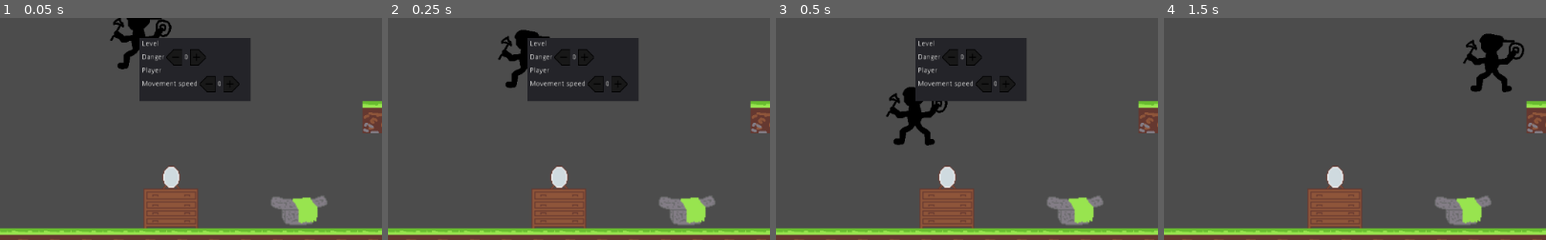
Above: before the commit, frames 1-4 (left to right).
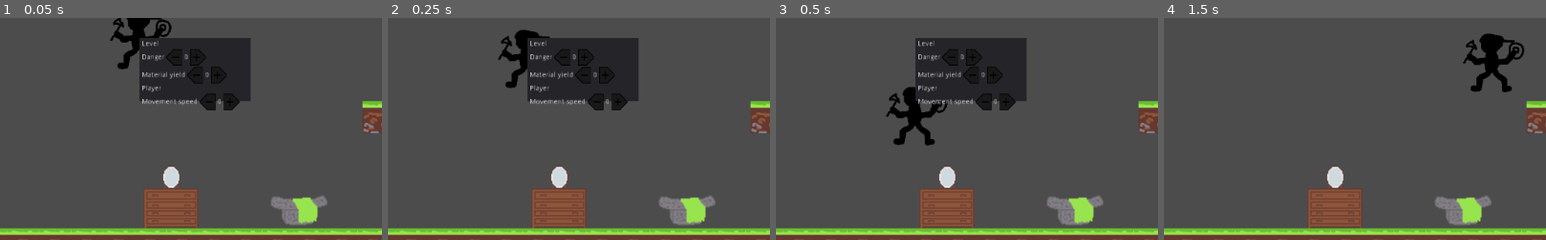
Above: after the commit, the same moments.

Repository: judo347/Project-GatheringPlatform
Game: Godot game, scene res://gamefiles/scenes/World.tscn
The game is run twice, just before and just after one commit, with the same random seed, the same clock (stepped at 60 frames per second) and the same inputs.
Inputs (mouse positions are % of the whole screen's width and height, from its top left):
- Up to frame 1 (0.05 s): no input
- Up to frame 2 (0.25 s): no input
- Up to frame 3 (0.5 s): no input
- Up to frame 4 (1.5 s): move the mouse to (72, 45) at 0.52 s; hold Right (ui_right) from 0.53 s (still down); click (72, 45) at 0.6 s; tap Up (ui_up) at 0.77 s; move the mouse to (30, 55) at 1.27 s; click (30, 55) at 1.35 s
The pictures show only the part of the screen within x 32-82%, y 45-95%; the shares and areas given below are measured in that part.

The runs differ from the first frame. In frame 1, 1.2% of the frame differs, in the area x 37-63%, y 21-42%; in frame 2, 1.2%; in frame 3, 1.2%; in frame 4, nothing differs.

Commit message:
Added mod to LevelModder bench: material yield.

Diff:
--- a/Project-Gathering Platform/gamefiles/scenes/World.tscn
+++ b/Project-Gathering Platform/gamefiles/scenes/World.tscn
@@ -625,7 +625,6 @@
 [node name="VBoxContainer" type="VBoxContainer" parent="UImaster/UIFullscreens/AchievementMenu/ScrollContainer"]
 
 [node name="LevelModder" type="Panel" parent="UImaster"]
-editor/display_folded = true
 margin_right = 224.0
 margin_bottom = 128.0
 script = ExtResource( 34 )
@@ -638,7 +637,7 @@
 
 [node name="LevelVBox" type="VBoxContainer" parent="UImaster/LevelModder/VBoxContainer"]
 margin_right = 196.0
-margin_bottom = 50.0
+margin_bottom = 86.0
 
 [node name="Label" type="Label" parent="UImaster/LevelModder/VBoxContainer/LevelVBox"]
 margin_right = 196.0
@@ -648,7 +647,7 @@
 [node name="VBoxContainer" type="VBoxContainer" parent="UImaster/LevelModder/VBoxContainer/LevelVBox"]
 margin_top = 18.0
 margin_right = 196.0
-margin_bottom = 50.0
+margin_bottom = 86.0
 
 [node name="DangerBox" type="HBoxContainer" parent="UImaster/LevelModder/VBoxContainer/LevelVBox/VBoxContainer"]
 margin_right = 196.0
@@ -679,10 +678,40 @@
 margin_bottom = 32.0
 texture = ExtResource( 36 )
 
+[node name="MaterialYieldBox" type="HBoxContainer" parent="UImaster/LevelModder/VBoxContainer/LevelVBox/VBoxContainer"]
+margin_top = 36.0
+margin_right = 196.0
+margin_bottom = 68.0
+
+[node name="Label" type="Label" parent="UImaster/LevelModder/VBoxContainer/LevelVBox/VBoxContainer/MaterialYieldBox"]
+margin_top = 9.0
+margin_right = 87.0
+margin_bottom = 23.0
+text = "Material yield"
+
+[node name="TexMinus" type="TextureRect" parent="UImaster/LevelModder/VBoxContainer/LevelVBox/VBoxContainer/MaterialYieldBox"]
+margin_left = 91.0
+margin_right = 123.0
+margin_bottom = 32.0
+texture = ExtResource( 35 )
+
+[node name="Value" type="Label" parent="UImaster/LevelModder/VBoxContainer/LevelVBox/VBoxContainer/MaterialYieldBox"]
+margin_left = 127.0
+margin_top = 9.0
+margin_right = 135.0
+margin_bottom = 23.0
+text = "0"
+
+[node name="TexPlus" type="TextureRect" parent="UImaster/LevelModder/VBoxContainer/LevelVBox/VBoxContainer/MaterialYieldBox"]
+margin_left = 139.0
+margin_right = 171.0
+margin_bottom = 32.0
+texture = ExtResource( 36 )
+
 [node name="PlayerVBox" type="VBoxContainer" parent="UImaster/LevelModder/VBoxContainer"]
-margin_top = 54.0
-margin_right = 196.0
-margin_bottom = 104.0
+margin_top = 90.0
+margin_right = 196.0
+margin_bottom = 140.0
 
 [node name="Label" type="Label" parent="UImaster/LevelModder/VBoxContainer/PlayerVBox"]
 margin_right = 196.0
@@ -824,6 +853,10 @@
 [connection signal="mouse_exited" from="UImaster/LevelModder/VBoxContainer/LevelVBox/VBoxContainer/DangerBox/TexMinus" to="UImaster/LevelModder" method="mouse_exited_plusORminus" binds= [ 0, false ]]
 [connection signal="mouse_entered" from="UImaster/LevelModder/VBoxContainer/LevelVBox/VBoxContainer/DangerBox/TexPlus" to="UImaster/LevelModder" method="mouse_entered_plusORminus" binds= [ 0, true ]]
 [connection signal="mouse_exited" from="UImaster/LevelModder/VBoxContainer/LevelVBox/VBoxContainer/DangerBox/TexPlus" to="UImaster/LevelModder" method="mouse_exited_plusORminus" binds= [ 0, true ]]
+[connection signal="mouse_entered" from="UImaster/LevelModder/VBoxContainer/LevelVBox/VBoxContainer/MaterialYieldBox/TexMinus" to="UImaster/LevelModder" method="mouse_entered_plusORminus" binds= [ 2, false ]]
+[connection signal="mouse_exited" from="UImaster/LevelModder/VBoxContainer/LevelVBox/VBoxContainer/MaterialYieldBox/TexMinus" to="UImaster/LevelModder" method="mouse_exited_plusORminus" binds= [ 2, false ]]
+[connection signal="mouse_entered" from="UImaster/LevelModder/VBoxContainer/LevelVBox/VBoxContainer/MaterialYieldBox/TexPlus" to="UImaster/LevelModder" method="mouse_entered_plusORminus" binds= [ 2, true ]]
+[connection signal="mouse_exited" from="UImaster/LevelModder/VBoxContainer/LevelVBox/VBoxContainer/MaterialYieldBox/TexPlus" to="UImaster/LevelModder" method="mouse_exited_plusORminus" binds= [ 2, true ]]
 [connection signal="mouse_entered" from="UImaster/LevelModder/VBoxContainer/PlayerVBox/VBoxContainer/MovementSpeedBox/TexMinus" to="UImaster/LevelModder" method="mouse_entered_plusORminus" binds= [ 1, false ]]
 [connection signal="mouse_exited" from="UImaster/LevelModder/VBoxContainer/PlayerVBox/VBoxContainer/MovementSpeedBox/TexMinus" to="UImaster/LevelModder" method="mouse_exited_plusORminus" binds= [ 1, false ]]
 [connection signal="mouse_entered" from="UImaster/LevelModder/VBoxContainer/PlayerVBox/VBoxContainer/MovementSpeedBox/TexPlus" to="UImaster/LevelModder" method="mouse_entered_plusORminus" binds= [ 1, true ]]
--- a/Project-Gathering Platform/gamefiles/scripts/LevelModder.gd
+++ b/Project-Gathering Platform/gamefiles/scripts/LevelModder.gd
@@ -3,14 +3,19 @@
 var isMouseOver_level_danger_plus = false
 var isMouseOver_level_danger_minus = false
 
+var isMouseOver_level_materialYield_plus = false
+var isMouseOver_level_materialYield_minus = false
+
 var isMouseOver_player_movementspeed_plus = false
 var isMouseOver_player_movementspeed_minus = false
 
+onready var level_materialYield_value_label = get_node("VBoxContainer/LevelVBox/VBoxContainer/MaterialYieldBox/Value")
 onready var level_danger_value_label = get_node("VBoxContainer/LevelVBox/VBoxContainer/DangerBox/Value")
 onready var player_movementspeed_value_label = get_node("VBoxContainer/PlayerVBox/VBoxContainer/MovementSpeedBox/Value")
 
 func _ready():
 	level_danger_value_label.text = str(playerData.levelMod_level_dangerPoints)
+	level_materialYield_value_label.text = str(playerData.levelMod_level_materialYield)
 	player_movementspeed_value_label.text = str(playerData.levelMod_player_movementspeedPoints)
 
 func levelModder_tick():
@@ -25,6 +30,16 @@
 				playerData.levelMod_level_dangerPoints -= 1
 				playerInventory.add_skillpoint()
 				level_danger_value_label.text = str(playerData.levelMod_level_dangerPoints)
+		elif isMouseOver_level_materialYield_plus:
+			if playerInventory.skillpoints > 0:
+				playerData.levelMod_level_materialYield += 1
+				playerInventory.remove_skillpoint()
+				level_materialYield_value_label.text = str(playerData.levelMod_level_materialYield)
+		elif isMouseOver_level_materialYield_minus:
+			if playerData.levelMod_level_materialYield > 0:
+				playerData.levelMod_level_materialYield -= 1
+				playerInventory.add_skillpoint()
+				level_materialYield_value_label.text = str(playerData.levelMod_level_materialYield)
 		elif isMouseOver_player_movementspeed_plus:
 			if playerInventory.skillpoints > 0:
 				playerData.levelMod_player_movementspeedPoints += 1
@@ -48,6 +63,9 @@
 		1: match isPlus:
 				true: isMouseOver_player_movementspeed_plus = true
 				false:isMouseOver_player_movementspeed_minus = true
+		2: match isPlus:
+				true: isMouseOver_level_materialYield_plus = true
+				false:isMouseOver_level_materialYield_minus = true
 
 func mouse_exited_plusORminus(modnumber, isPlus):
 	print("Exit modnumber: ", modnumber, " ", isPlus)
@@ -59,3 +77,6 @@
 		1: match isPlus:
 				true: isMouseOver_player_movementspeed_plus = false
 				false:isMouseOver_player_movementspeed_minus = false
+		2: match isPlus:
+				true: isMouseOver_level_materialYield_plus = false
+				false:isMouseOver_level_materialYield_minus = false
--- a/Project-Gathering Platform/gamefiles/scripts/autoload/playerData.gd
+++ b/Project-Gathering Platform/gamefiles/scripts/autoload/playerData.gd
@@ -18,5 +18,6 @@
 # Level Modder
 ## Level
 var levelMod_level_dangerPoints = 0
+var levelMod_level_materialYield = 0
 ## Player
 var levelMod_player_movementspeedPoints = 0
